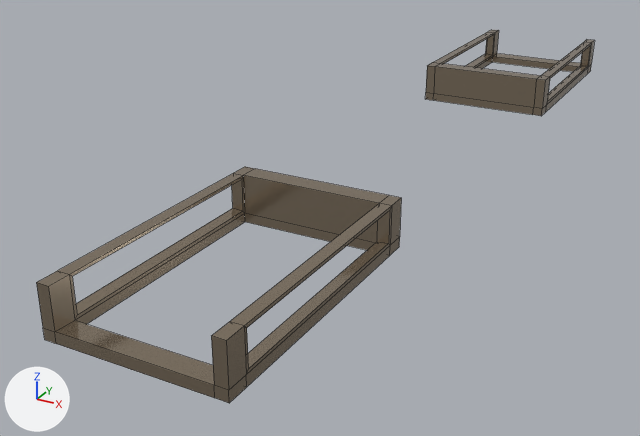
What one commit did to the FBX model TheStationThatWhispers/Assets/Art Assets/Models/Environment/Level/SecondFloor/MiddleStairWay.fbx.
Camera for both pictures: a camera (50 mm lens) standing at (24.0, -58.5, 30.8) and looking at (-5.2, -5.4, 4.3). The lights are fixed; the arrows at lower left show +X, +Y and +Z. The first picture is the older version. Mesh edges are drawn as thin lines.

In view in the first picture: 'MidStairWay'.
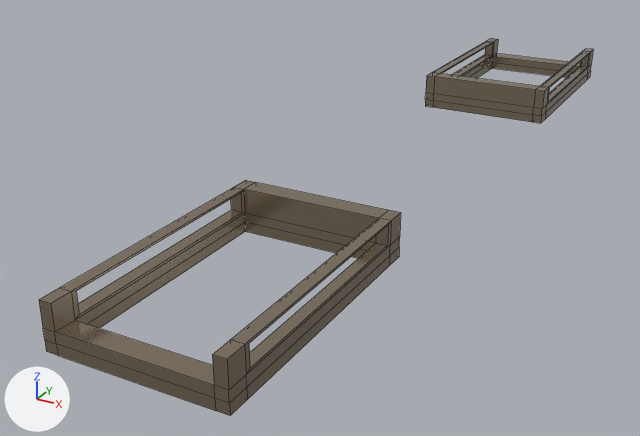
Pixel boxes [x1, y1, x2, y2] of what changed, in the pictures (640 x 436 px; the box of a moved part takes in the faces that stretch with it):
'MidStairWay', reshaped
    before: [36, 30, 594, 403]
    after: [39, 38, 593, 416]
part 1 of me_cube_024, moved or reshaped
    before: [36, 30, 594, 371]
    after: [39, 38, 593, 416]

What the commit changed:
me_cube_024 is used by ob_midstairway; location (0.0, -23.73, 9.47).
me_cube_024 had 128 vertices, 136 faces and spanned x -5.4..5.4, y -8.9..56.3, z -1.2..1.9.
me_cube_024 now has 160 vertices, 168 faces and spans x -5.4..5.4, y -8.9..56.3, z -1.9..1.0.
Part 1, on me_cube_024:
16 faces are deleted.
32 vertices in x -5.4..5.4, y -8.9..56.3, z 1.9 move by (0.0, 0.0, -0.9).
8 vertices in x -5.4..5.4, y 7.3..54.8, z 1.7 move by (0.0, -0.1, -0.8).
4 vertices in x -5.4..5.4, y -7.3, z 1.7 move by (0.0, 0.1, -0.8).
4 vertices in x -4.6..4.6, y 7.3..54.8, z -0.4 move by (0.0, -0.1, -0.1).
4 vertices in x -5.4..5.4, y 7.3..54.8, z -0.4 move by (0.0, -0.1, 0.0).
4 vertices in x -5.4..5.4, y 40.1, z 1.7 move by (0.0, 0.2, -0.8).
8 vertices move from x -5.4..5.4, y -7.3..40.1, z -0.4 to x -5.4..5.4, y -7.2..40.3, z -0.5..-0.4.
32 new vertices lie (0.0, 0.0, -0.7) away from vertices in x -5.4..5.4, y -8.9..56.3, z -1.2.
48 new faces join them.
